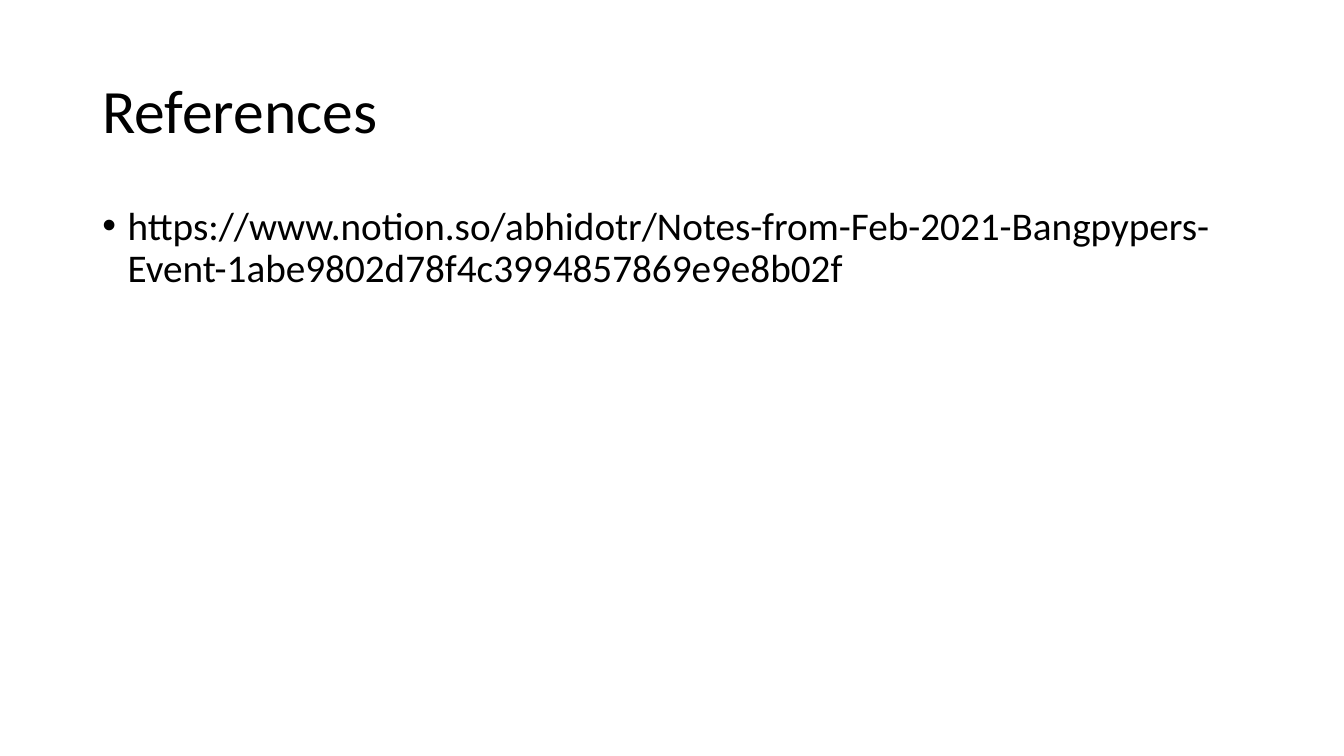
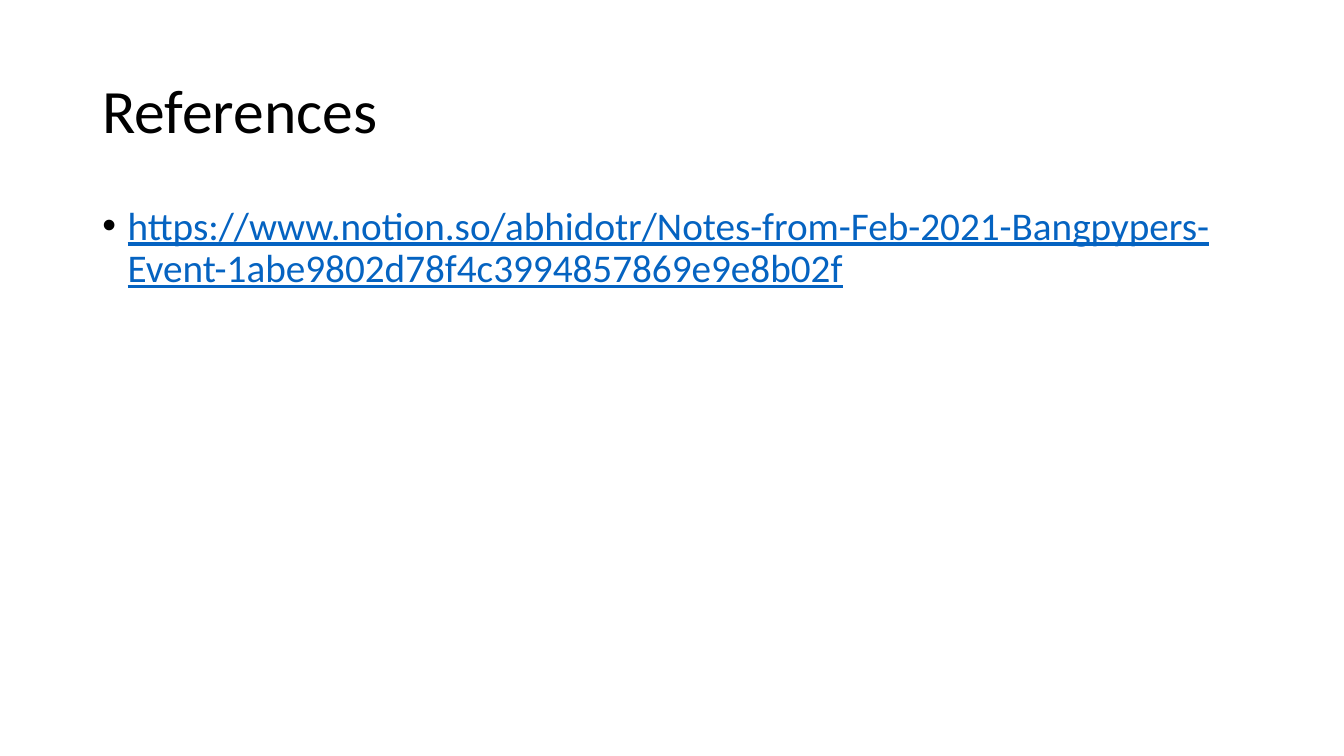
Before and after one commit to abhiramr/Talks_Resources, a slide deck: slide 7 of Bangpypers_Feb_27_2021/Maps – What, Where, How.pptx. Drawn at 1344x756 pixels with LibreOffice and Linux fonts; fonts in the diff are those of the drawing. Boxes give left, top, right and bottom in pixels: in the first picture for what was removed or moved away, otherwise in the second. Text is boxed around its words. In the diff, an @@ line names an element or a change of style, - is before the commit and + after.

```diff
--- a/Bangpypers_Feb_27_2021/Maps – What, Where, How.pptx
+++ b/Bangpypers_Feb_27_2021/Maps – What, Where, How.pptx
@@ text "https://www.notion.so/abhidotr/Notes-from-Feb-2021-Bangpyper ..." at [128, 212, 1209, 288]: text colour #000000 to #0563C1, underline on; less space between paragraphs @@
```
Also in this commit, not shown: 6 other slides changed, 1 other file.
